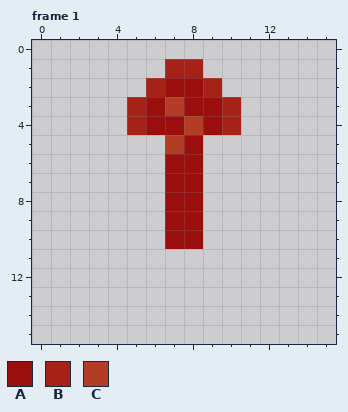
File history of a pixel-art file, assets/graphics/shroom_axe.aseprite. Above: the version before the commit.
16x16 pixels, 1 frame. Shown: frame 1. The commit also changed other frames, which this record leaves out.
Palette (. is transparent): A #9a0e0e  B #a62219  C #b33c24
Pixels before, frame 1, first column x 5:
 1 ..BB..
 2 .BAAB.
 3 BACAAB
 4 BAACAB
 5 ..CA..
 6 ..AA..
 7 ..AA..
 8 ..AA..
 9 ..AA..
10 ..AA..
After:
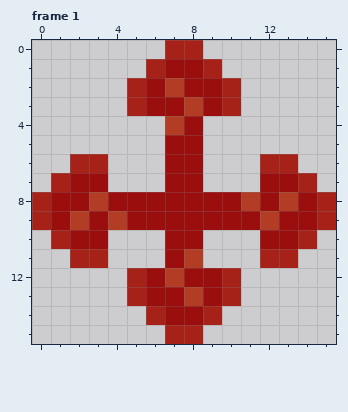
From old to new:
Frame 1:
y 0: x 7..8 .. -> BB
y 1: x 6..9 .BB. -> BAAB
y 2: x 5..7 .BA -> BAC; x 9..10 B. -> AB
y 3: x 7..8 CA -> AC
y 4: x 5..10 BAACAB -> ..CA..
y 5: x 7 C -> A
y 6: x 2..3 .. -> BB; x 12..13 .. -> BB
y 7: x 1..3 ... -> BAA; x 12..14 ... -> AAB
y 8: x 0..6 ....... -> BAACAAA; x 9..15 ....... -> AACACAB
y 9: x 0..6 ....... -> BACACAA; x 9..15 ....... -> AAACAAB
y 10: x 1..3 ... -> BAA; x 12..14 ... -> AAB
y 11: x 2..3 .. -> BB; x 7..8 .. -> AC; x 12..13 .. -> BB
y 12: x 5..10 ...... -> BACAAB
y 13: x 5..10 ...... -> BAACAB
y 14: x 6..9 .... -> BAAB
y 15: x 7..8 .. -> BB
